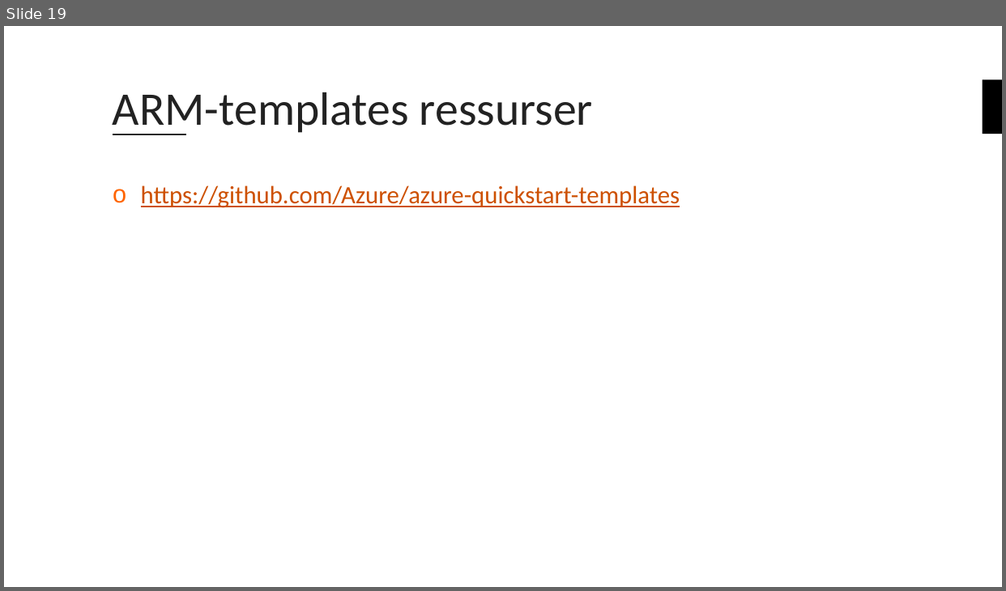
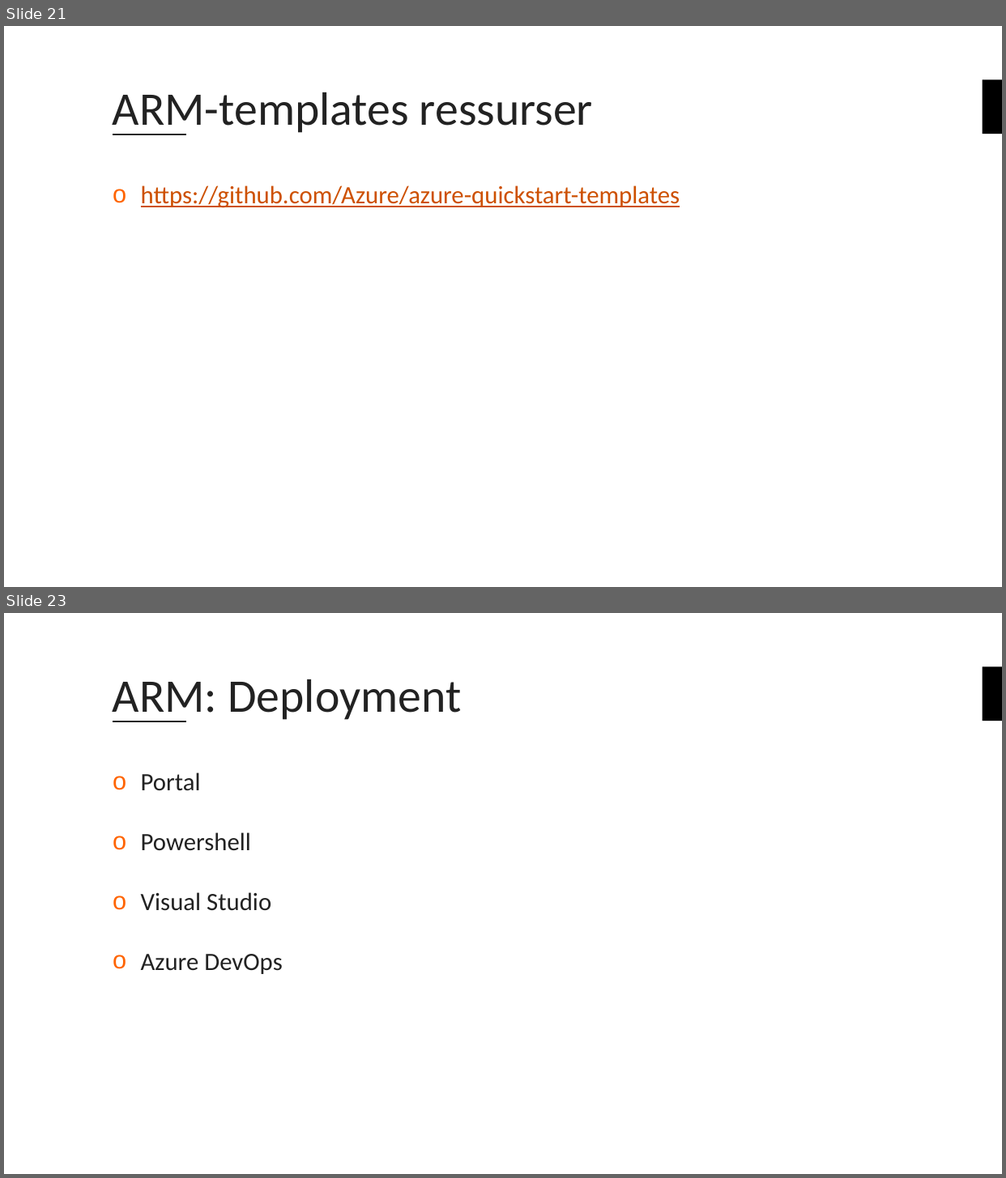
Before and after one commit to bouvet/azure-workshops, a slide deck: Workshop_2/Presentasjon/Azureskolen-Workshop#2.pptx. Shown one above the other, each under a label of ours: slide 19 before the commit, slides 21 and 23 after it; the slides between them are not shown. The pictures are 1006x591 and 1006x1178 pixels, drawn with LibreOffice and Linux fonts; fonts in the diff are those of the drawing; background and template pictures are left out. Boxes give left, top, right and bottom in pixels: in the first picture for what was removed or moved away, otherwise in the second. Text is boxed around its words. In the diff, an @@ line names an element or a change of style, - is before the commit and + after.

```diff
--- a/Workshop_2/Presentasjon/Azureskolen-Workshop#2.pptx
+++ b/Workshop_2/Presentasjon/Azureskolen-Workshop#2.pptx
@@ slide 23 added at bbox=[4, 613, 1002, 1174], background #FFFFFF; not listed: 2 template elements that a slide beside it also shows @@
@@ title added at bbox=[113, 679, 461, 722], 45 pt, text #222222 @@
+ARM: Deployment
@@ text added at bbox=[141, 773, 283, 974], 24 pt, text #222222 @@
+o Portal
+o Powershell
+o Visual Studio
+o Azure DevOps
@@ what was slide 19 is now slide 21 @@
```
Also in this commit, not shown: 3 slides changed, 4 other slides added, 1 other file.
